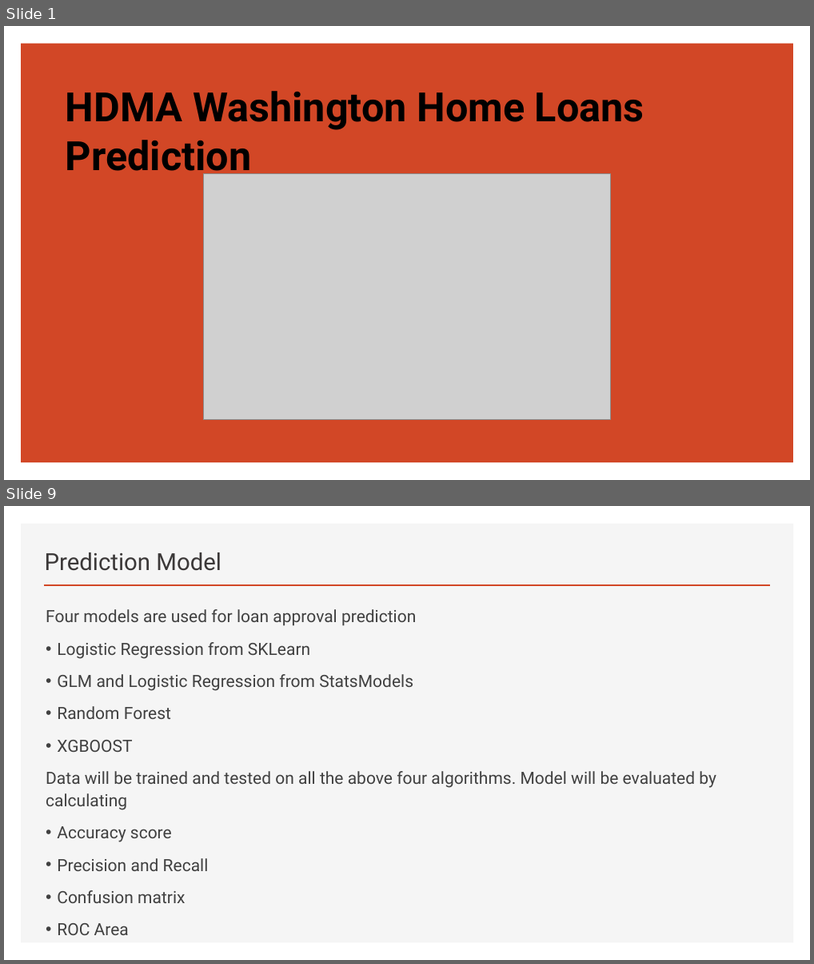
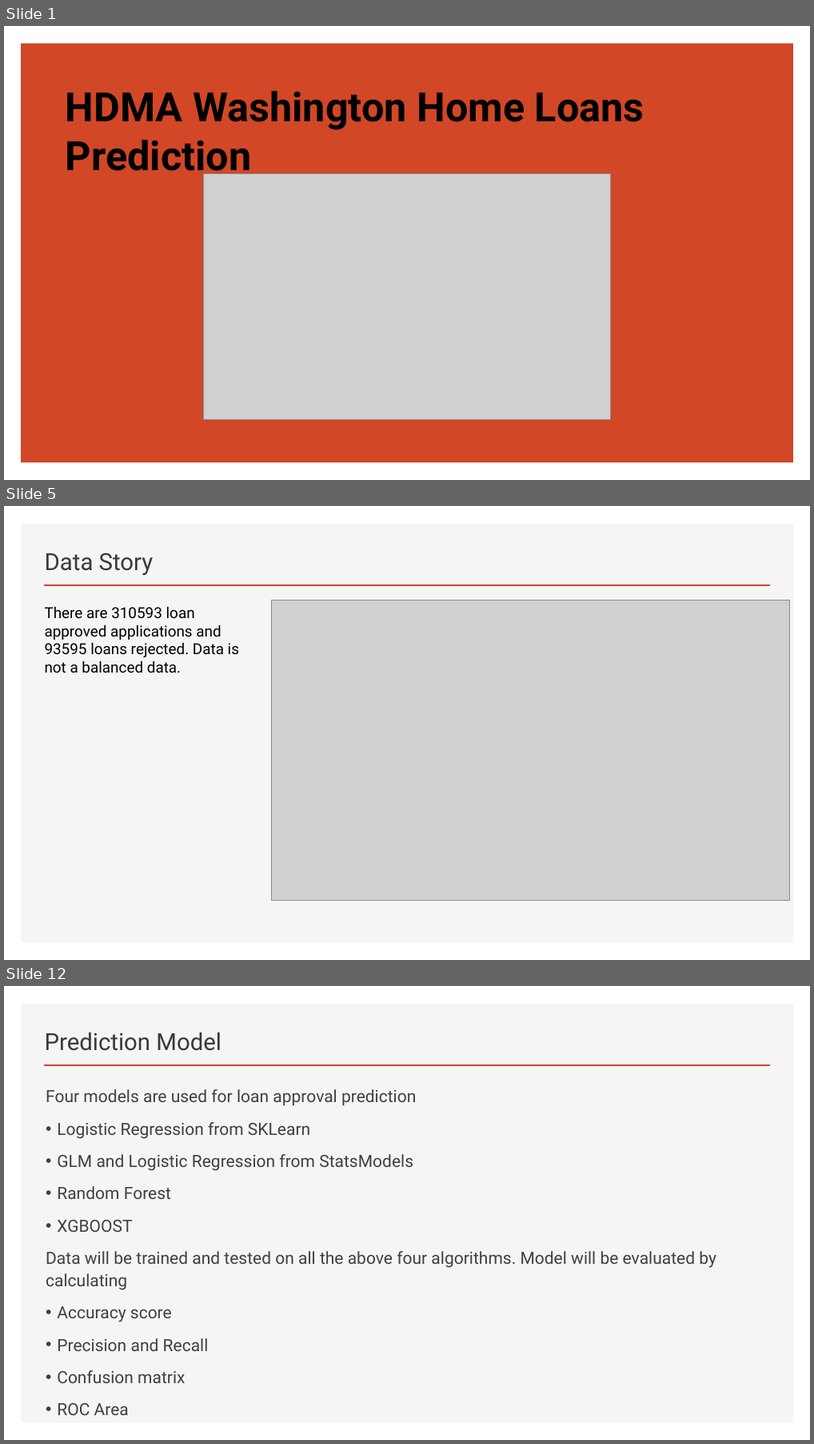
Before and after one commit to khmsha/Springboard, a slide deck: Capstone_Project1/HDMA Washington Home Loans Prediction.pptx. Shown one above the other, each under a label of ours: slides 1 and 9 before the commit, slides 1, 5 and 12 after it; the slides between them are not shown. The pictures are 814x964 and 814x1444 pixels, drawn with LibreOffice and Linux fonts; fonts in the diff are those of the drawing; grey boxes stand for pictures. Boxes give left, top, right and bottom in pixels: in the first picture for what was removed or moved away, otherwise in the second. Text is boxed around its words. In the diff, an @@ line names an element or a change of style, - is before the commit and + after.

```diff
--- a/Capstone_Project1/HDMA Washington Home Loans Prediction.pptx
+++ b/Capstone_Project1/HDMA Washington Home Loans Prediction.pptx
@@ slide 5 added at (x1=4, y1=506, x2=810, y2=960), background #FFFFFF; not listed: 2 template elements that a slide beside it also shows @@
@@ title added at (x1=45, y1=553, x2=154, y2=576), 28 pt, text #3B3838 @@
+Data Story
@@ picture added at (x1=271, y1=600, x2=790, y2=900) @@
@@ text added at (x1=45, y1=606, x2=239, y2=672), 18 pt, text #000000 @@
+There are 310593 loan approved applications and 93595 loans rejected. Data is not a balanced data.
@@ what was slide 9 is now slide 12 @@
```
Also in this commit, not shown: 16 slides changed, 4 other slides added, 2 slides removed, 1 other file.
